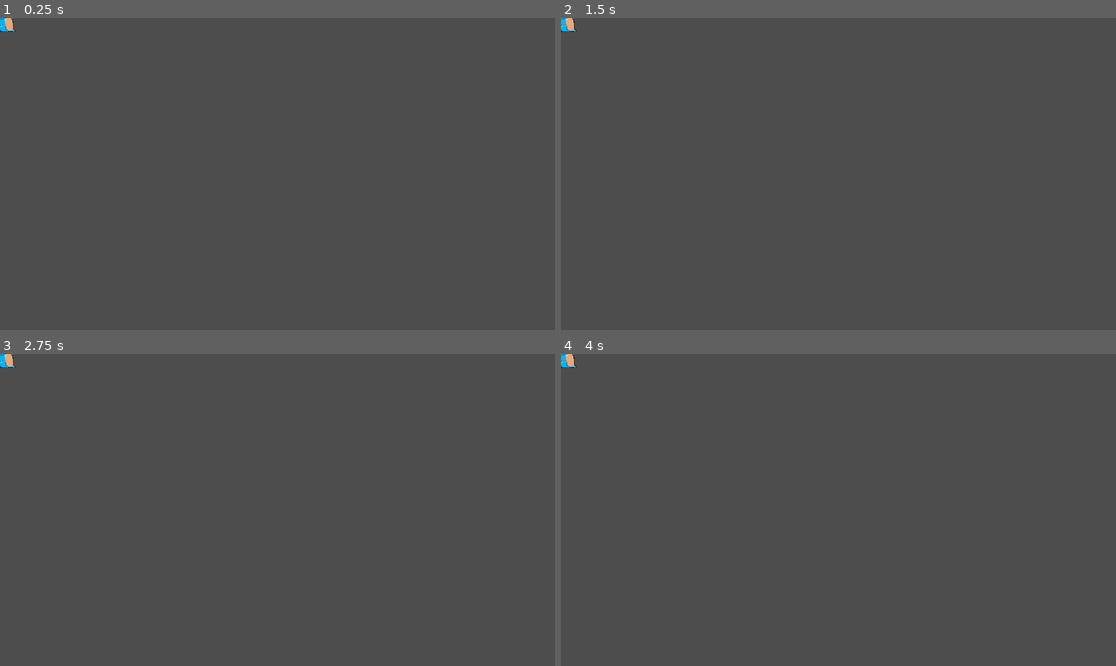
Above: before the commit, frames 1-4 (two rows, left to right).
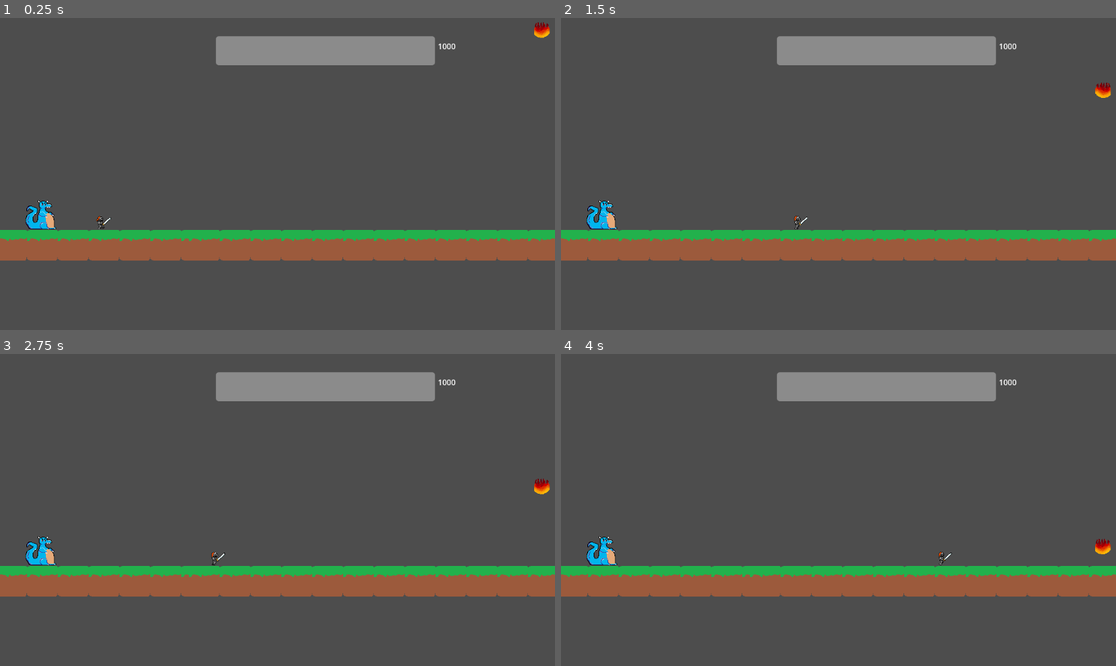
Above: after the commit, the same moments.

Repository: pbagnoud/trijam311
Game: Godot game, scene res://scene/main.tscn
Two runs of this game, one before a commit and one after it. Both use one fixed random seed, a clock stepped at 60 frames per second and the inputs below. Before the commit the project starts from res://scene/boss.tscn.
Inputs:
- Up to frame 1 (0.25 s): no input
- Up to frame 2 (1.5 s): tap Enter (ui_accept) at 0.5, 0.77 s; hold Right (ui_right) from 0.53 s (still down)
- Up to frame 3 (2.75 s): tap Enter (ui_accept) at 1.52 s; release Right (ui_right) at 2.03 s; hold Left (ui_left) from 2.03 s (still down)
- Up to frame 4 (4 s): release Left (ui_left) at 2.78 s; hold Right (ui_right) from 2.78 s (still down); tap Enter (ui_accept) at 3.02, 3.77 s

The runs differ from the first frame. In frame 1, 14% of the frame differs, in the area x 0-100%, y 0-78%; in frame 2, 14%; in frame 3, 14%; in frame 4, 14%.

Commit message:
changed main scene

Diff:
--- a/trijam311/project.godot
+++ b/trijam311/project.godot
@@ -11,7 +11,7 @@
 [application]
 
 config/name="trijam311"
-run/main_scene="res://scene/boss.tscn"
+run/main_scene="res://scene/main.tscn"
 config/features=PackedStringArray("4.3", "Forward Plus")
 config/icon="res://asset/icon.svg"
 
--- a/trijam311/scene/main.tscn
+++ b/trijam311/scene/main.tscn
@@ -2,14 +2,11 @@
 
 [ext_resource type="Script" path="res://script/main.gd" id="1_seciw"]
 [ext_resource type="Texture2D" uid="uid://bv8so10pn41s2" path="res://asset/floor_placeholder.png" id="2_lefjs"]
-[ext_resource type="PackedScene" path="res://scene/Character.tscn" id="3_qysgs"]
-[ext_resource type="PackedScene" path="res://scene/boss.tscn" id="4_dfo6j"]
+[ext_resource type="PackedScene" uid="uid://f4pi2uknlxro" path="res://scene/Character.tscn" id="3_qysgs"]
+[ext_resource type="PackedScene" uid="uid://c74xxvv5fksis" path="res://scene/boss.tscn" id="4_dfo6j"]
 [ext_resource type="PackedScene" path="res://scene/fireball.tscn" id="5_4bfyv"]
 [ext_resource type="Texture2D" uid="uid://c7xfb6l25y2n3" path="res://asset/background.png" id="6_4vopv"]
-
-
-[ext_resource type="PackedScene" path="res://scene/Boss_healthbar.tscn" id="7_r1egk"]
-
+[ext_resource type="PackedScene" uid="uid://yn5ufdfx561d" path="res://scene/Boss_healthbar.tscn" id="7_r1egk"]
 
 [sub_resource type="TileSetAtlasSource" id="TileSetAtlasSource_f0eti"]
 texture = ExtResource("2_lefjs")
